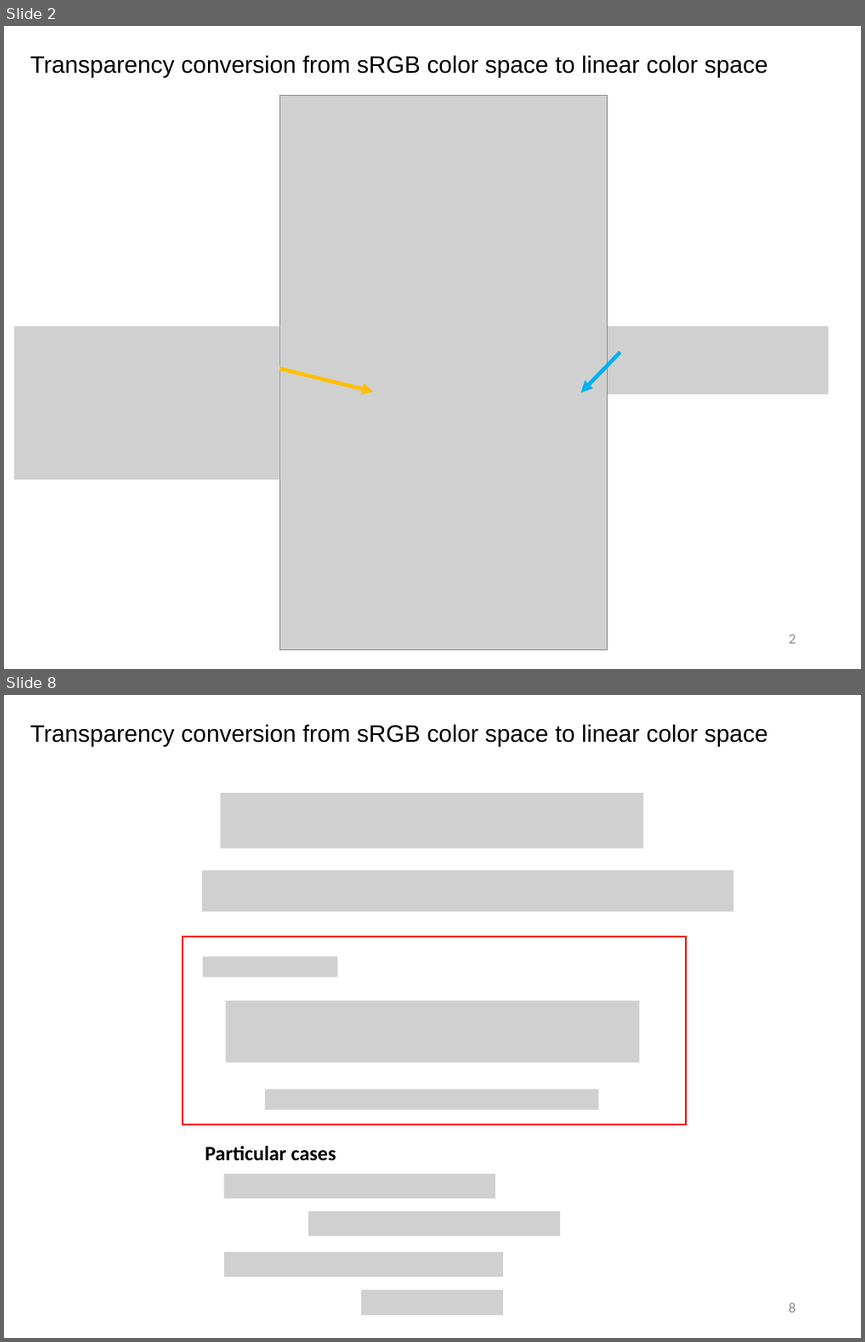
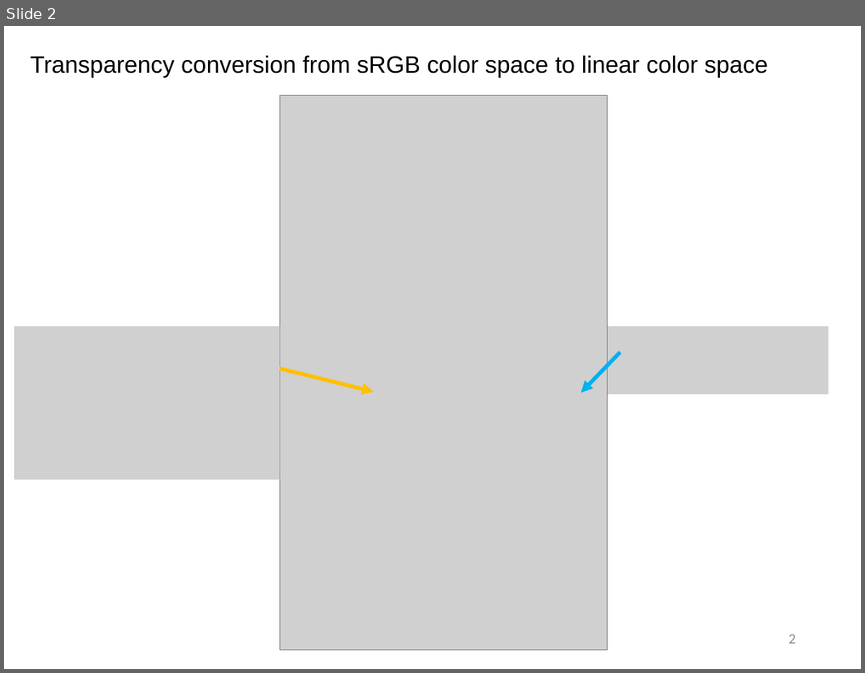
Before and after one commit to sotanmochi/TransparencyConverter, a slide deck: Assets/TransparencyConverter/Documentation~/TransparencyConverter.pptx. Shown one above the other, each under a label of ours: slides 2 and 8 before the commit, slide 2 after it; the slides between them are not shown. The pictures are 865x1342 and 865x673 pixels, drawn with LibreOffice and Linux fonts; fonts in the diff are those of the drawing; grey boxes stand for pictures. Boxes give left, top, right and bottom in pixels: in the first picture for what was removed or moved away, otherwise in the second. Text is boxed around its words. In the diff, an @@ line names an element or a change of style, - is before the commit and + after.

```diff
--- a/Assets/TransparencyConverter/Documentation~/TransparencyConverter.pptx
+++ b/Assets/TransparencyConverter/Documentation~/TransparencyConverter.pptx
@@ slide 8 removed at bbox=[4, 695, 861, 1338], background #FFFFFF @@
@@ text removed at bbox=[30, 724, 768, 746] @@
-Transparency conversion from sRGB color space to linear color space
@@ picture removed at bbox=[220, 793, 643, 849] @@
@@ picture removed at bbox=[202, 870, 733, 911] @@
@@ rectangle removed at bbox=[182, 936, 687, 1124] @@
@@ picture removed at bbox=[202, 956, 337, 977] @@
@@ picture removed at bbox=[226, 1000, 639, 1062] @@
@@ picture removed at bbox=[265, 1089, 598, 1110] @@
@@ text removed at bbox=[205, 1145, 336, 1160] @@
-Particular cases
@@ picture removed at bbox=[223, 1174, 495, 1198] @@
@@ picture removed at bbox=[308, 1211, 560, 1236] @@
@@ picture removed at bbox=[224, 1252, 504, 1276] @@
@@ picture removed at bbox=[361, 1289, 504, 1315] @@
@@ page number removed at bbox=[789, 1302, 796, 1312] @@
-8
```
Also in this commit, not shown: 2 slides changed, 5 slides added, 8 other slides removed, 1 other file.
